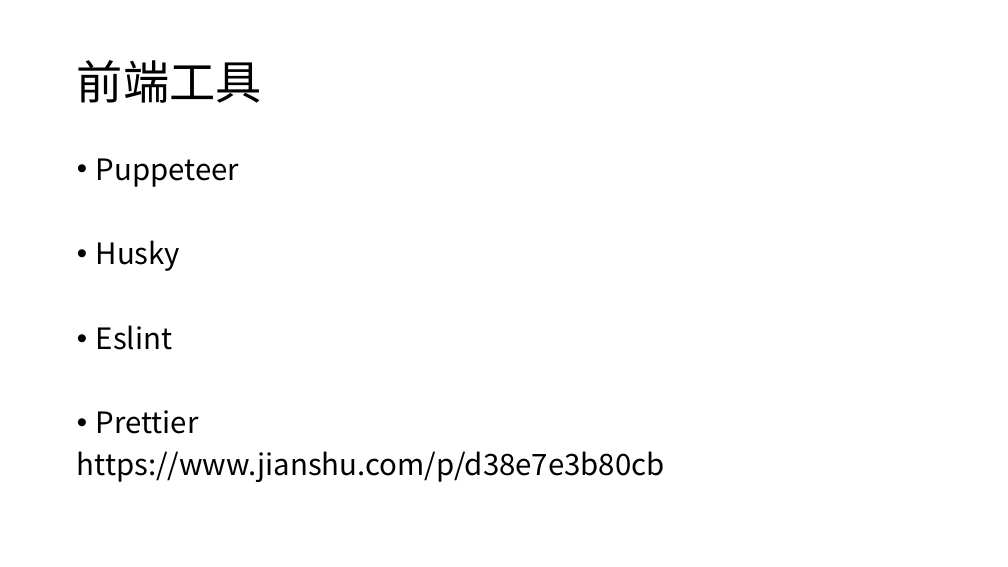
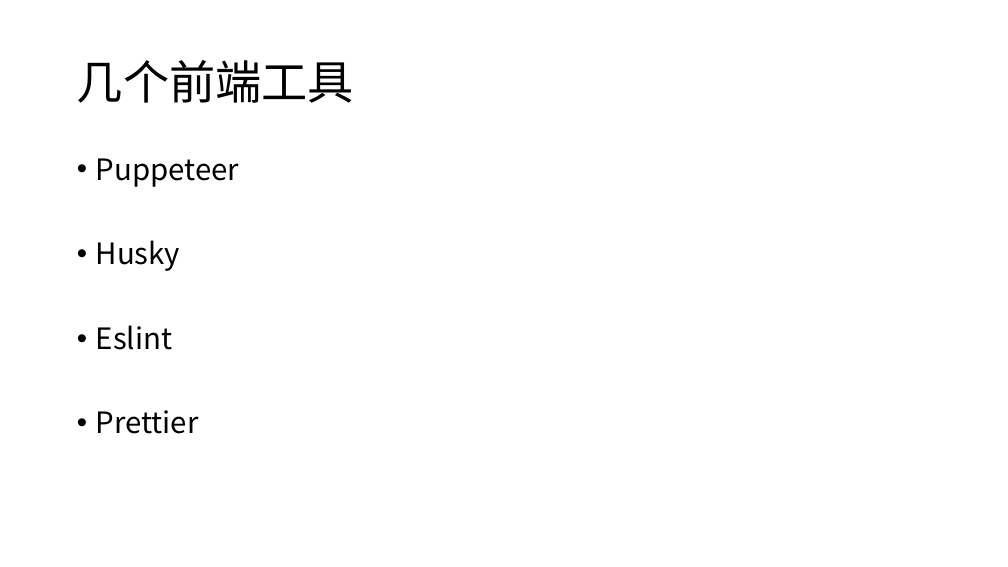
Before and after one commit to Quixote719/Knowledge, a slide deck: slide 3 of 前端工程化的几个常用工具.pptx. Drawn at 1008x567 pixels with LibreOffice and Linux fonts; fonts in the diff are those of the drawing. Boxes give left, top, right and bottom in pixels: in the first picture for what was removed or moved away, otherwise in the second. Text is boxed around its words. In the diff, an @@ line names an element or a change of style, - is before the commit and + after.

```diff
--- a/前端工程化的几个常用工具.pptx
+++ b/前端工程化的几个常用工具.pptx
@@ title at [77, 60, 354, 103]: text changed @@
-前端工具
+几个前端工具
@@ text at [77, 451, 665, 482]: paragraph removed @@
-https://www.jianshu.com/p/d38e7e3b80cb
```
Also in this commit, not shown: 8 other slides changed, 4 slides added.
